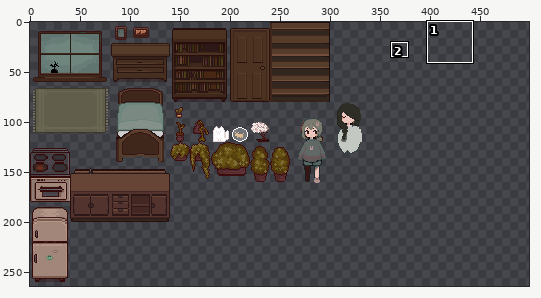
Sprite sheet: Assets/Sprites/Tileset/furniture_1.png. The picture above shows the old version from afar; the outline marks the close-up.
Close-up. Earlier state:
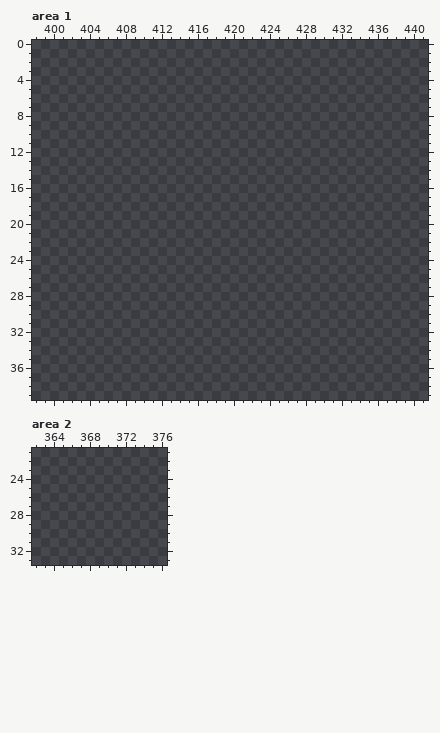
The file is 500x500 pixels. Colours within 5 levels of each other are drawn and written as one. Shown: area 1: x 398..441, y 0..39; area 2: x 362..376, y 21..33. The wide view leaves out empty margins. The commit also changed other parts of the picture, which this record leaves out.
New version:
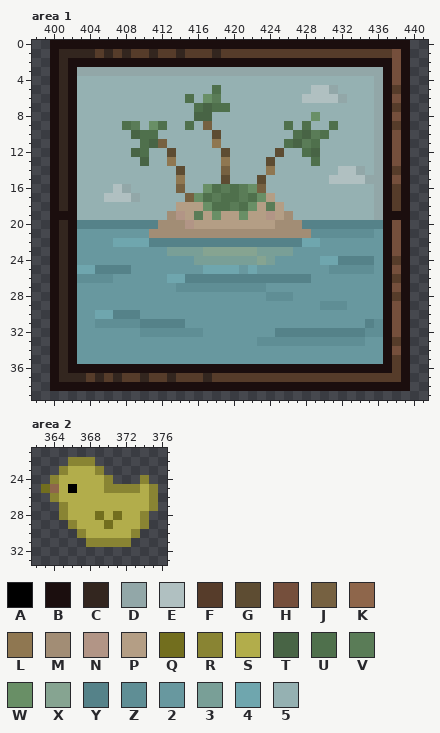
Palette (. is transparent): A #000000  B #1b0e0e  C #33261f  D #92a7a8  E #b0c0c1  F #563c2a  G #5d4c32  H #754f3c  J #766141  K #8e664b  L #8f7751  M #a28d75  N #b29586  P #b49e85  Q #726e1e  R #898433  S #b2ad4b  T #486445  U #4f704c  V #5a7c57  W #698f66  X #86a491  Y #558289  Z #5f8e95  2 #68989f  3 #799f97  4 #6fa6ae  5 #95b1b2
Change:
Changed rows in their new state; - is an unchanged pixel.
Area 1:
first column x 400:
 0 BBBBBBBBBBBBBBBBBBBBBBBBBBBBBBBBBBBBBBBB
 1 BCCCCFCFCFFCFFCFFFCFFFFFFFFFFFFFFFFFFFHB
 2 BCBBBBBBBBBBBBBBBBBBBBBBBBBBBBBBBBBBBBHB
 3 BCBDDDDDDDDDDDDDDDDDDDDDDDDDDDDDDDDDDBHB
 4 BCB555555555555555555555555555555555DBHB
 5 BCB555555555555555U5555555555EED5555DBFB
 6 BCB555555555555U5WV555555555EEEED555DBHB
 7 BCB5555555555555UTUU5555555555555555DBFB
 8 BCB5555555555555TT55555555555W555555DBHB
 9 BCB55555UV5WU55U5J55555555U5U55U5555DBFB
10 BCB555555TUU555555G55555555UTVU55555DBHB
11 BCB5555555UTJ55555L5555555UTVU555555DBHB
12 BCB555555TU55G55555G55555G55UT555555DBHB
13 BCB5555555T55L55555L5555G5555U555555DBHB
14 BCB55555555555G5555J5555L5555555EED5DBFB
15 BCB55555555555L5555G555G5555555EEEEDDBHB
16 BCB5555ED55555J55WUVUVWJ555555555555DBFB
17 BCB555EEED55555JWUVUUVUWP55555555555DBFB
18 BCB55555555555PPPWUUVUWPVP5555555555DBFB
19 BBB5555555555MNPVPWPPWPPNPM555555555DBBB
20 BCBYYYYYYYYYMMMNPPPPPPPPPMMMYYYYYYYYYBHB
21 BCB22222222MMMMMMMMMMMMMMMMMMZZZZZZZ2BHB
22 BCB22224444YYYYYYYYYYYYYYYYY442222222BHB
23 BCB22222222223333XXXXXX33332222222222BHB
24 BCB22222222222223333333X32222244YYYY2BFB
25 BCB44YYYY2222222244442422222222ZZZZZ2BHB
26 BCBZZZZ22222244YYYYYYYYYYYYYY22222222BFB
27 BCB22222222222ZZZZZZZZZZ2222222222222BHB
28 BCB222222222222222222222ZZZ2222222222BFB
29 BCB222222222222222222222222222ZZZ2222BHB
30 BCB2244YYY222222222222222222222222222BHB
31 BCB22ZZZZZYYYYY22222222222222222222YZBHB
32 BCB2222222ZZZZZZZ22222222YYYYYYYYYYZZBHB
33 BCB22222222222222222222ZZZZZZZZZZZZ22BFB
34 BCB2222222222222222222222222222222222BHB
35 BCB2222222222222222222222222222222222BFB
36 BCBBBBBBBBBBBBBBBBBBBBBBBBBBBBBBBBBBBBFB
37 BCCCFCFCFFCFFCFFFCFFFFFFFFFFFFFFFFFFFFFB
38 BBBBBBBBBBBBBBBBBBBBBBBBBBBBBBBBBBBBBBBB
Area 2:
first column x 363:
22 ---RRR-------
23 --RSSSR------
24 -RSSSSSR---R-
25 QKSASSSRRRRSR
26 -RSSSSSSSSSSR
27 --RSSSSSSSSSR
28 --RSSSQSQSSR-
29 ---RSSSQSSSR-
30 ----RSSSSSR--
31 -----RRRRR---
Changed places in both close-ups, as pixel boxes (x1, y1, x2, y2):
added: (50, 40, 410, 391)
added: (41, 457, 158, 547)
